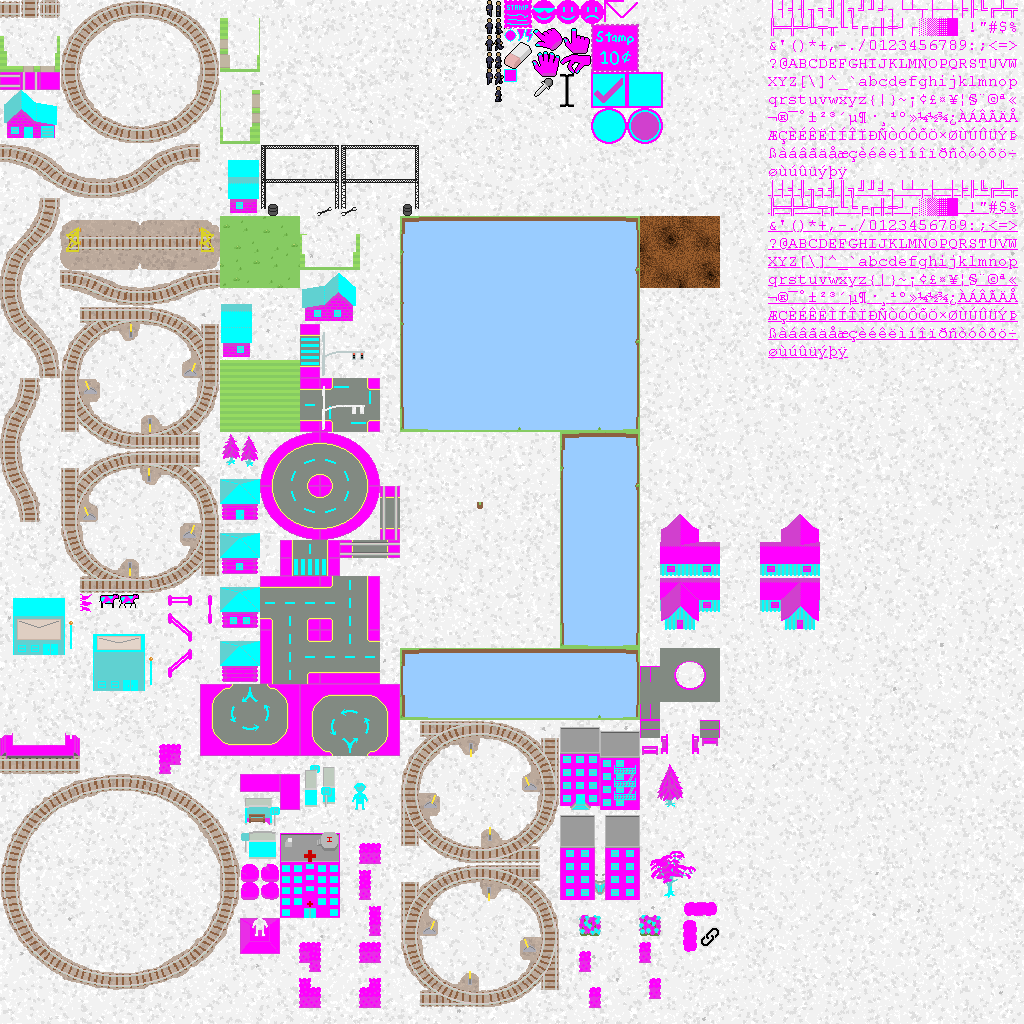
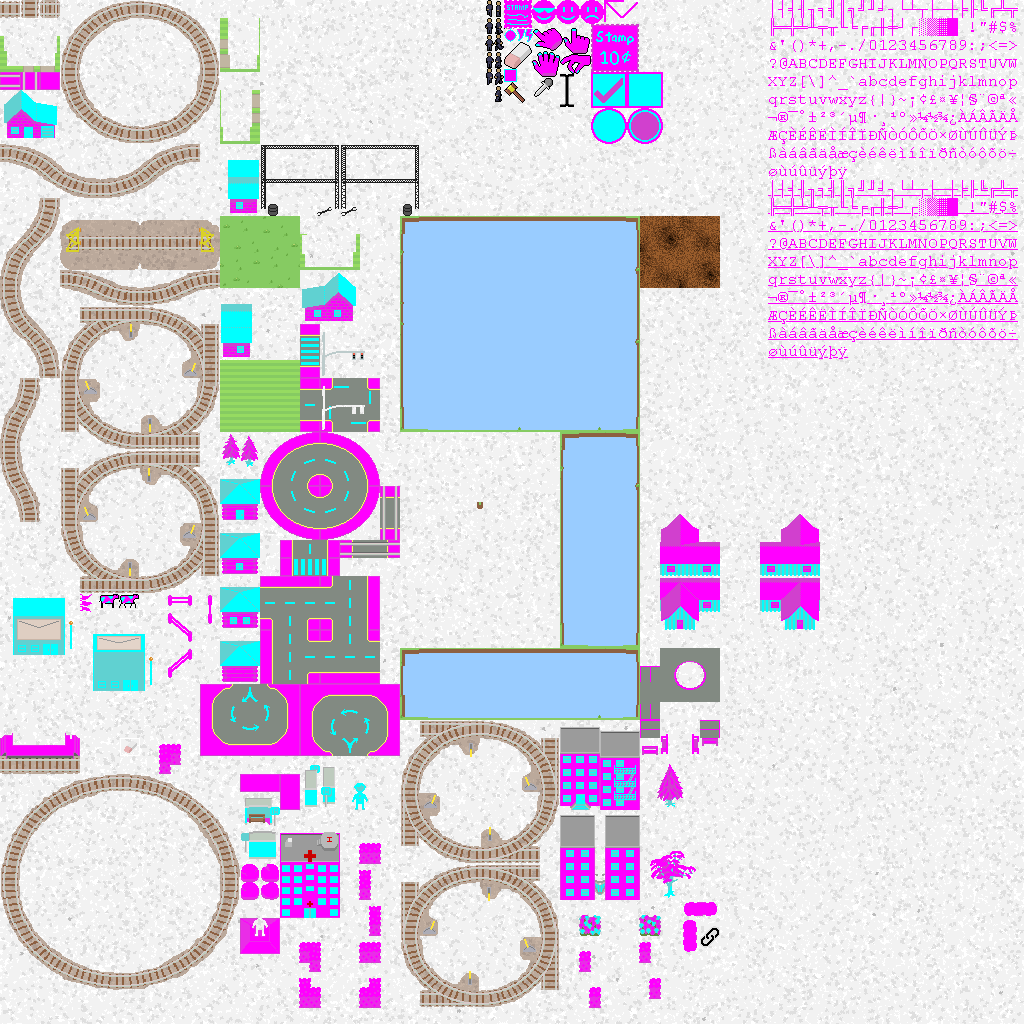
The second 1024 × 1024 image is a revision of the first. Changes to its layers:
painted on "base.png copy" over [120, 82, 525, 756]
